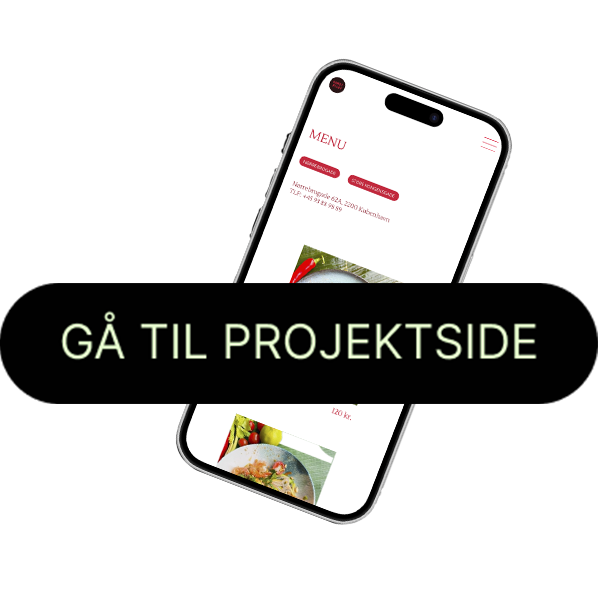
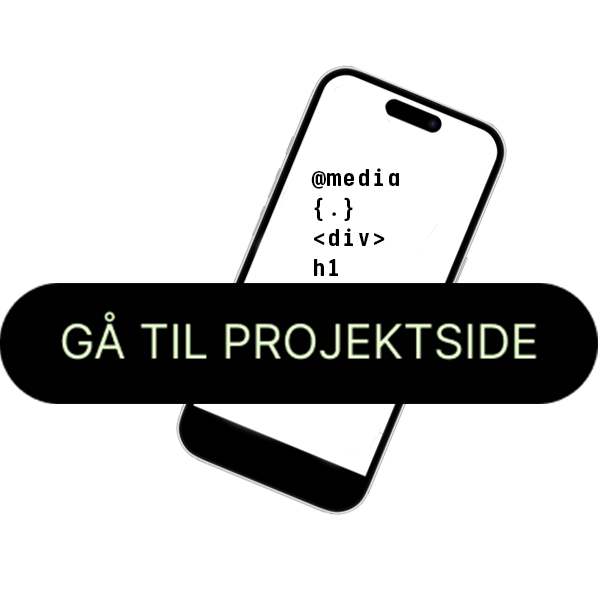
Before/after of a 600x600 layered artwork. What changed in the layer stack:
hid "Skærmbillede 2025-01-06 kl. 10.48.10" over (x1=175, y1=58, x2=513, y2=525)
added layer "@media {.} <div> h1" in group "Artboard 1" over (x1=311, y1=168, x2=399, y2=276)
showed "Skærmbillede 2025-01-05 kl. 13.53.58", painted on it over (x1=175, y1=65, x2=507, y2=524)
